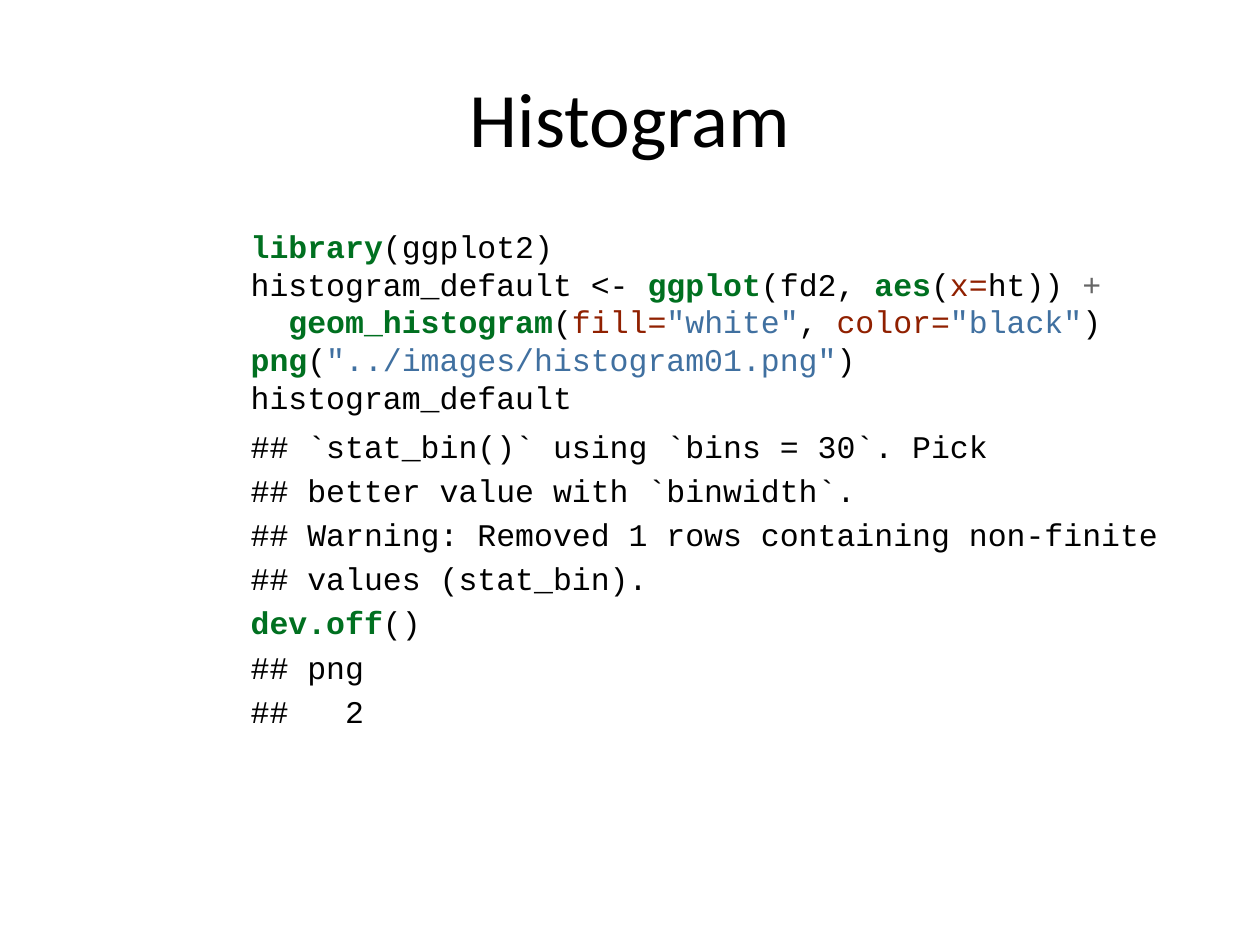
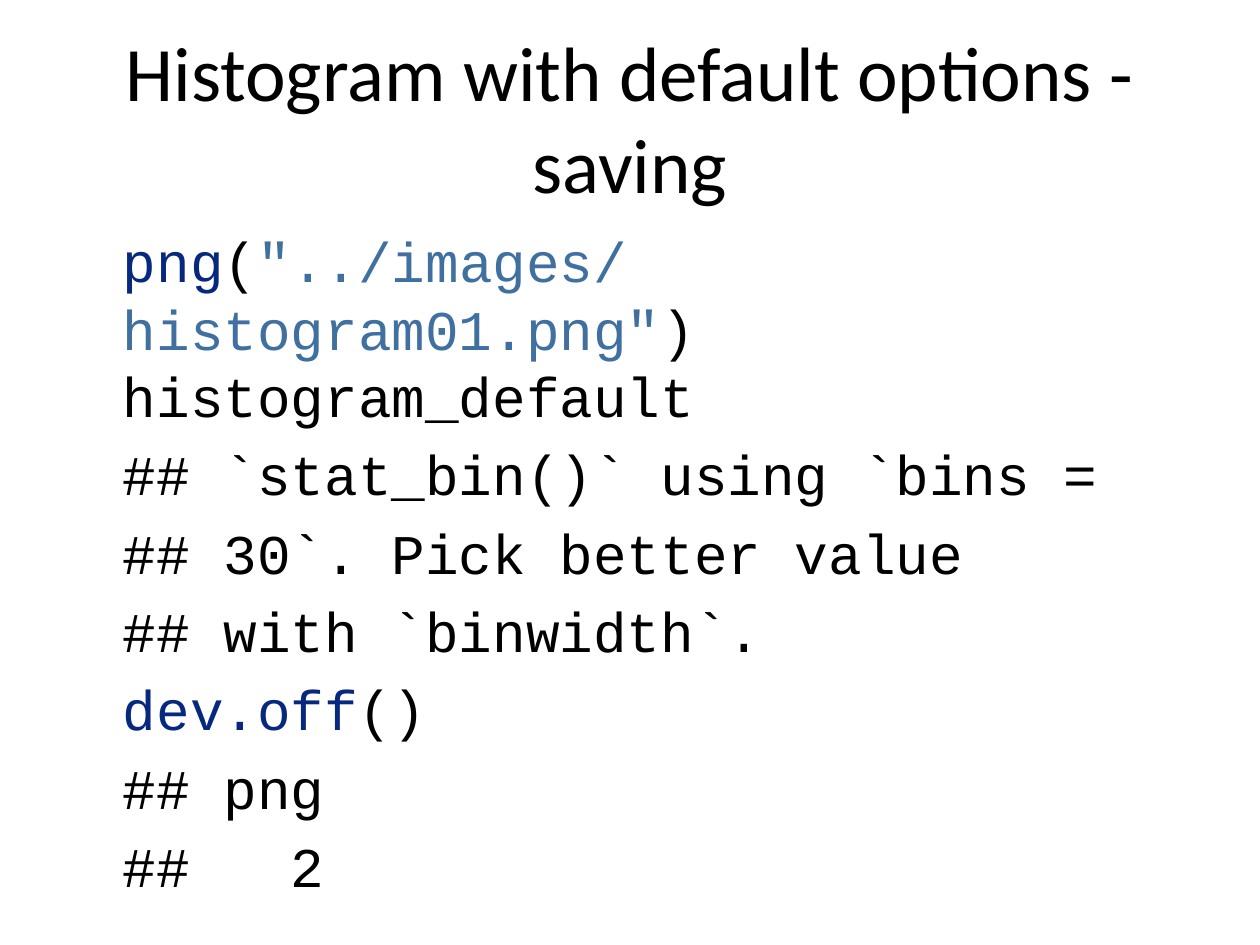
Before and after one commit to pmean/classes, a slide deck: slide 50 of introduction-to-r/results/v02-slides-and-speaker-notes.pptx (slide 35 before the commit). Drawn at 1260x945 pixels with LibreOffice and Linux fonts; fonts in the diff are those of the drawing. Boxes give left, top, right and bottom in pixels: in the first picture for what was removed or moved away, otherwise in the second. Text is boxed around its words. In the diff, an @@ line names an element or a change of style, - is before the commit and + after.

```diff
--- a/introduction-to-r/results/v02-slides-and-speaker-notes.pptx
+++ b/introduction-to-r/results/v02-slides-and-speaker-notes.pptx
@@ title at [125,47,1092,207]: text changed @@
-Histogram
+Histogram with default options - saving
@@ text at [123,242,1030,653]: text changed; size 18 to 32 pt @@
-library(ggplot2)
-histogram_default <- ggplot(fd2, aes(x=ht)) +
-geom_histogram(fill="white", color="black")
-png("../images/histogram01.png")
-histogram_default
-## `stat_bin()` using `bins = 30`. Pick
-## better value with `binwidth`.
-## Warning: Removed 1 rows containing non-finite
-## values (stat_bin).
+png("../images/histogram01.png")
+histogram_default
+## `stat_bin()` using `bins =
+## 30`. Pick better value
+## with `binwidth`.
@@ text at [123,690,426,821]: size 18 to 32 pt in "dev.off()", "## png ## 2"; text colour #007020 to #06287E, bold off in "dev.off()"; indent changed; more space between paragraphs @@
```
Also in this commit, not shown: 27 other slides changed, 41 slides added, 18 slides removed, 20 other files.
